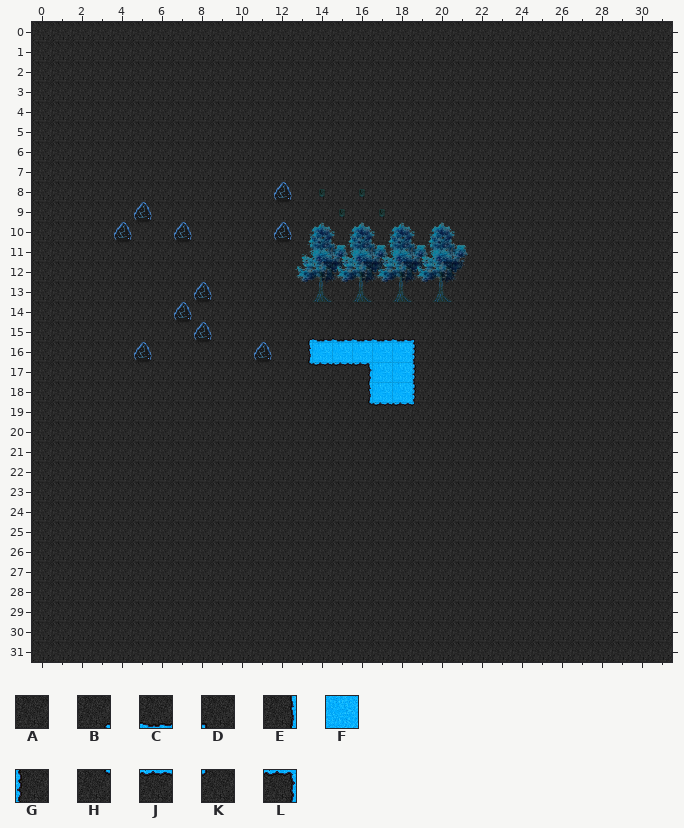
Two states of a Tiled map, playgod-desktop/bin/data/level/darkness_index.tmx. This is how it looked before the edit.
Cells are 32x32 px. Shown: x 0..31, y 0..31.
Key: from "tileset1": A 0, B 16, C 17, D 18, E 32, F 33, G 34, H 48, J 49, K 50, L 65.
_ is an empty cell.
Layers that did not change in this view are not listed.
Layer "layer1" before, first column x 0:
 0 AAAAAAAAAAAAAAAAAAAAAAAAAAAAAAAA
 1 AAAAAAAAAAAAAAAAAAAAAAAAAAAAAAAA
 2 AAAAAAAAAAAAAAAAAAAAAAAAAAAAAAAA
 3 AAAAAAAAAAAAAAAAAAAAAAAAAAAAAAAA
 4 AAAAAAAAAAAAAAAAAAAAAAAAAAAAAAAA
 5 AAAAAAAAAAAAAAAAAAAAAAAAAAAAAAAA
 6 AAAAAAAAAAAAAAAAAAAAAAAAAAAAAAAA
 7 AAAAAAAAAAAAAAAAAAAAAAAAAAAAAAAA
 8 AAAAAAAAAAAAAAAAAAAAAAAAAAAAAAAA
 9 AAAAAAAAAAAAAAAAAAAAAAAAAAAAAAAA
10 AAAAAAAAAAAAAAAAAAAAAAAAAAAAAAAA
11 AAAAAAAAAAAAAAAAAAAAAAAAAAAAAAAA
12 AAAAAAAAAAAAAAAAAAAAAAAAAAAAAAAA
13 AAAAAAAAAAAAAAAAAAAAAAAAAAAAAAAA
14 AAAAAAAAAAAAAAAAAAAAAAAAAAAAAAAA
15 AAAAAAAAAAAAABCCCCCDAAAAAAAAAAAA
16 AAAAAAAAAAAAAEFFFFFGAAAAAAAAAAAA
17 AAAAAAAAAAAAAHJJLFFGAAAAAAAAAAAA
18 AAAAAAAAAAAAAAAAEFFGAAAAAAAAAAAA
19 AAAAAAAAAAAAAAAAHJJKAAAAAAAAAAAA
20 AAAAAAAAAAAAAAAAAAAAAAAAAAAAAAAA
21 AAAAAAAAAAAAAAAAAAAAAAAAAAAAAAAA
22 AAAAAAAAAAAAAAAAAAAAAAAAAAAAAAAA
23 AAAAAAAAAAAAAAAAAAAAAAAAAAAAAAAA
24 AAAAAAAAAAAAAAAAAAAAAAAAAAAAAAAA
25 AAAAAAAAAAAAAAAAAAAAAAAAAAAAAAAA
26 AAAAAAAAAAAAAAAAAAAAAAAAAAAAAAAA
27 AAAAAAAAAAAAAAAAAAAAAAAAAAAAAAAA
28 AAAAAAAAAAAAAAAAAAAAAAAAAAAAAAAA
29 AAAAAAAAAAAAAAAAAAAAAAAAAAAAAAAA
30 AAAAAAAAAAAAAAAAAAAAAAAAAAAAAAAA
31 AAAAAAAAAAAAAAAAAAAAAAAAAAAAAAAA
After the commit:
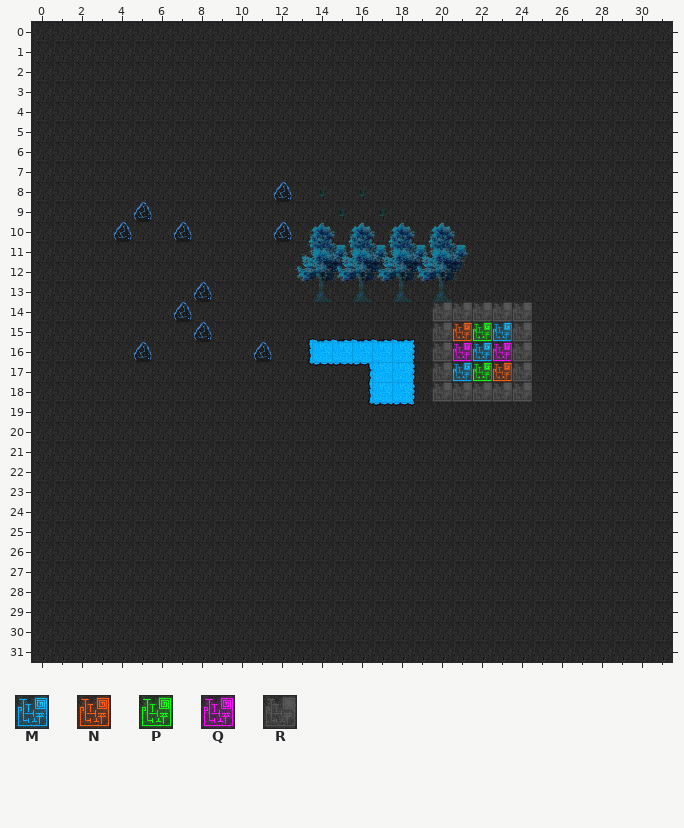
Further tiles: from "tileset1": M 67, N 68, P 69, Q 83, R 84.
Difference:
Layer "layer1":
y 14: x 20..24 AAAAA -> RRRRR
y 15: x 20..24 AAAAA -> RNPMR
y 16: x 20..24 AAAAA -> RQMQR
y 17: x 20..24 AAAAA -> RMPNR
y 18: x 20..24 AAAAA -> RRRRR
Boxes around the changes in both pictures, in picture pixels (x1, y1, x2, y2):
changed: (432, 302, 532, 402)
